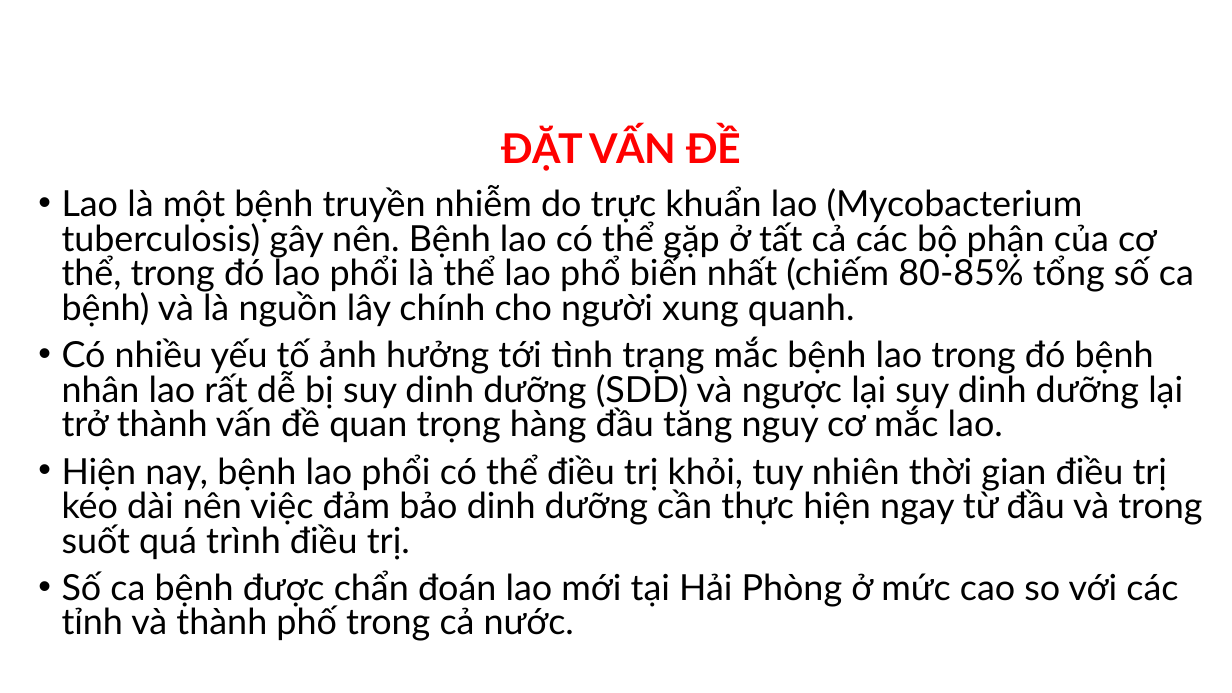
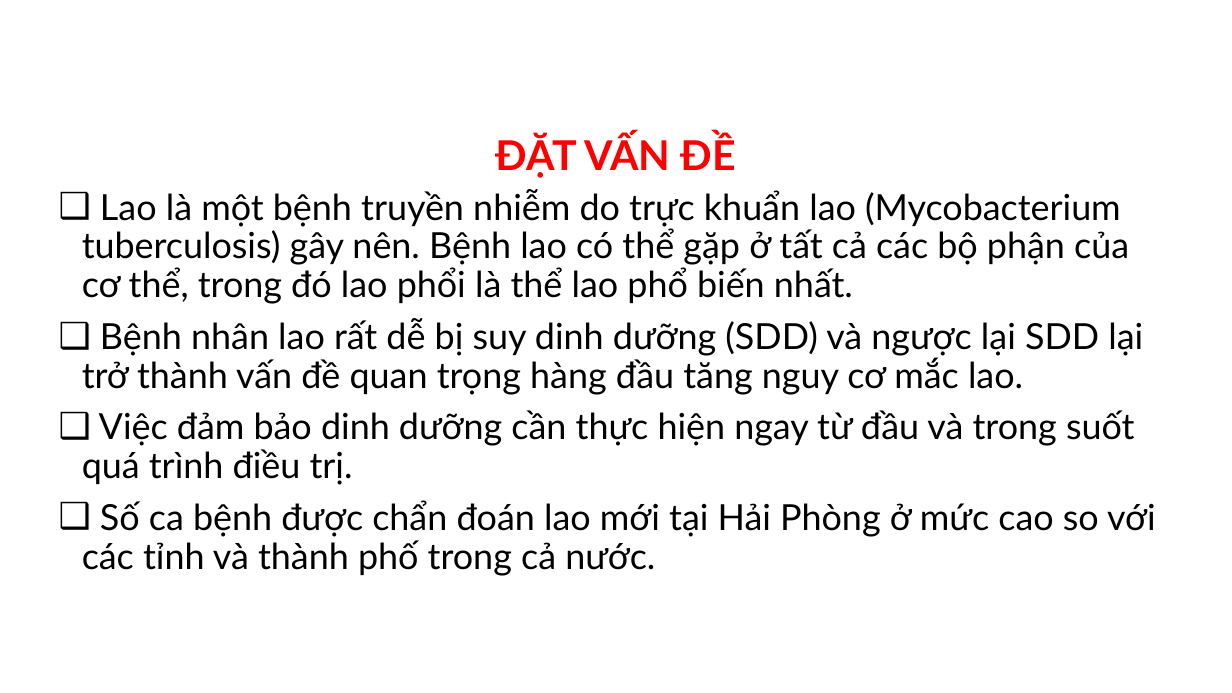
Before and after one commit to MedPocket/HPMUGraduation-thesis, a slide deck: slide 3 of Thuc-trang-va-mot-so-yeu-to-lien-quan-dinh-duong-BN-lao-phoi_Nhat-Nguyen.pptx (slide 2 before the commit). Drawn at 1232x693 pixels with LibreOffice and Linux fonts; fonts in the diff are those of the drawing; background and template pictures are left out. Boxes give left, top, right and bottom in pixels: in the first picture for what was removed or moved away, otherwise in the second. Text is boxed around its words. In the diff, an @@ line names an element or a change of style, - is before the commit and + after.

```diff
--- a/Thuc-trang-va-mot-so-yeu-to-lien-quan-dinh-duong-BN-lao-phoi_Nhat-Nguyen.pptx
+++ b/Thuc-trang-va-mot-so-yeu-to-lien-quan-dinh-duong-BN-lao-phoi_Nhat-Nguyen.pptx
@@ text "ĐẶT VẤN ĐỀ": place and size @@
-text "ĐẶT VẤN ĐỀ" at [502, 127, 741, 171]
+text "ĐẶT VẤN ĐỀ" at [496, 134, 736, 178]
@@ text "ĐẶT VẤN ĐỀ" at [496, 134, 736, 178]: line spacing 0.9 to 1; vertical alignment middle to top @@
@@ text "Lao là một bệnh truyền ...": place and size @@
-text "Lao là một bệnh truyền ..." at [62, 185, 1202, 641]
+text "Lao là một bệnh truyền ..." at [82, 189, 1156, 576]
@@ text at [82, 189, 1143, 485]: text changed @@
-• Lao là một bệnh truyền nhiễm do trực khuẩn lao (Mycobacterium tuberculosis) gây nên. Bệnh lao có thể gặp ở tất cả các bộ phận của cơ thể, trong đó lao phổi là thể lao phổ biến nhất (chiếm 80-85% tổng số ca bệnh) và là nguồn lây chính cho người xung quanh.
-• Có nhiều yếu tố ảnh hưởng tới tình trạng mắc bệnh lao trong đó bệnh nhân lao rất dễ bị suy dinh dưỡng (SDD) và ngược lại suy dinh dưỡng lại trở thành vấn đề quan trọng hàng đầu tăng nguy cơ mắc lao.
-• Hiện nay, bệnh lao phổi có thể điều trị khỏi, tuy nhiên thời gian điều trị kéo dài nên việc đảm bảo dinh dưỡng cần thực hiện ngay từ đầu và trong suốt quá trình điều trị.
+❑ Lao là một bệnh truyền nhiễm do trực khuẩn lao (Mycobacterium tuberculosis) gây nên. Bệnh lao có thể gặp ở tất cả các bộ phận của cơ thể, trong đó lao phổi là thể lao phổ biến nhất.
+❑ Bệnh nhân lao rất dễ bị suy dinh dưỡng (SDD) và ngược lại SDD lại trở thành vấn đề quan trọng hàng đầu tăng nguy cơ mắc lao.
+❑ Việc đảm bảo dinh dưỡng cần thực hiện ngay từ đầu và trong suốt quá trình điều trị.
@@ text at [82, 500, 1156, 576]: bullet • to ❑; line spacing 0.8 to 0.9 @@
```
Also in this commit, not shown: 44 other slides changed, 8 slides added, 3 slides removed, 1 other file.
